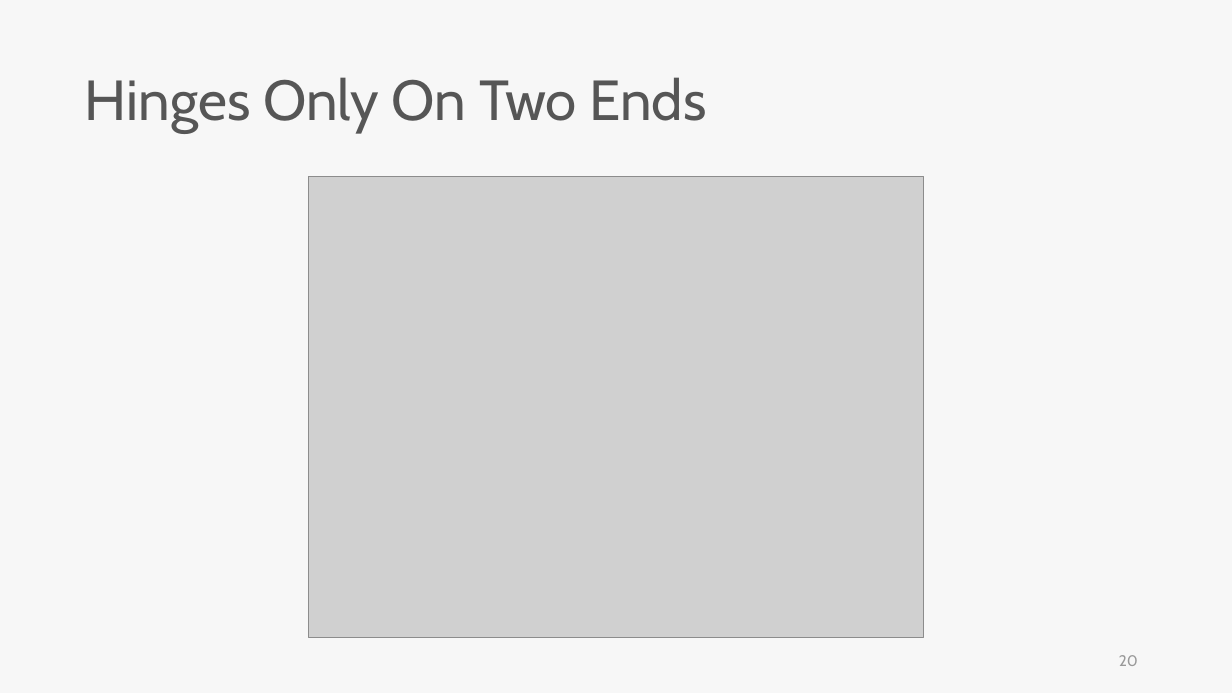
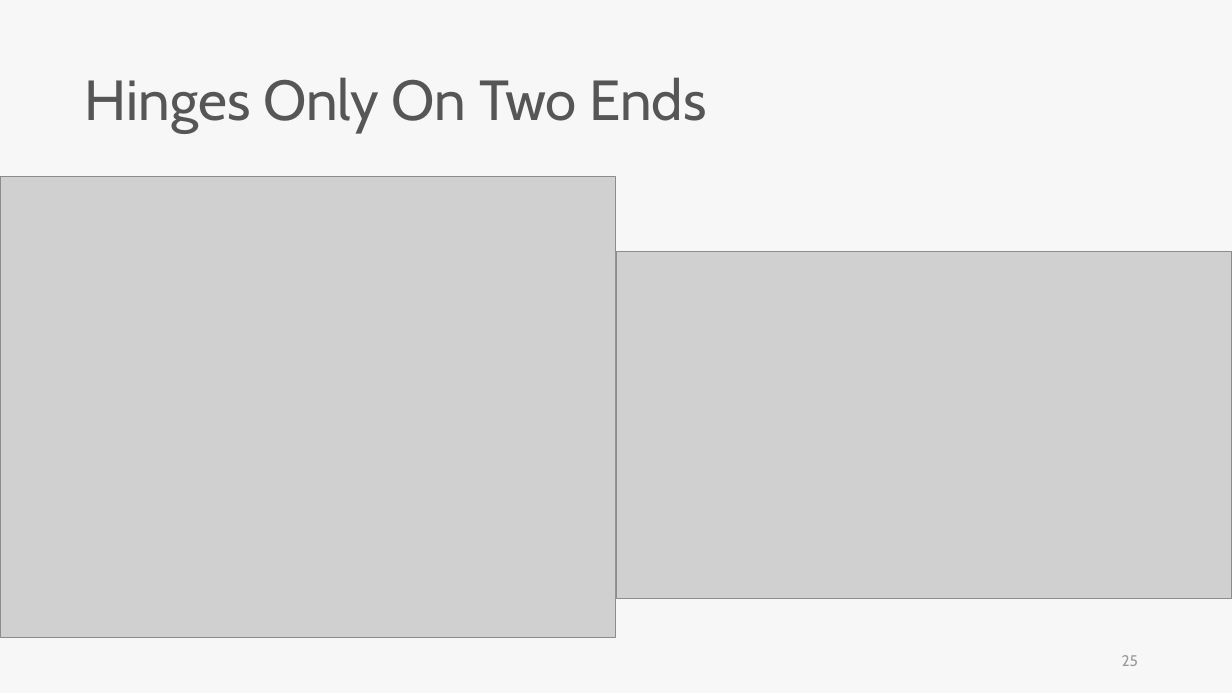
Before and after one commit to skyran1278/thesis, a slide deck: slide 25 of Meeting/20190516 Meeting/20190516 Meeting.pptx (slide 20 before the commit). Drawn at 1232x693 pixels with LibreOffice and Linux fonts; fonts in the diff are those of the drawing; grey boxes stand for pictures. Boxes give left, top, right and bottom in pixels: in the first picture for what was removed or moved away, otherwise in the second. Text is boxed around its words. In the diff, an @@ line names an element or a change of style, - is before the commit and + after.

```diff
--- a/Meeting/20190516 Meeting/20190516 Meeting.pptx
+++ b/Meeting/20190516 Meeting/20190516 Meeting.pptx
@@ picture moved from (x1=308, y1=177, x2=924, y2=638) to (x1=0, y1=177, x2=616, y2=638) @@
@@ picture added at (x1=616, y1=251, x2=1232, y2=599) @@
@@ page number at (x1=1122, y1=655, x2=1138, y2=666): text changed @@
-20
+25
```
Also in this commit, not shown: 8 other slides changed, 10 slides added, 4 slides removed.
